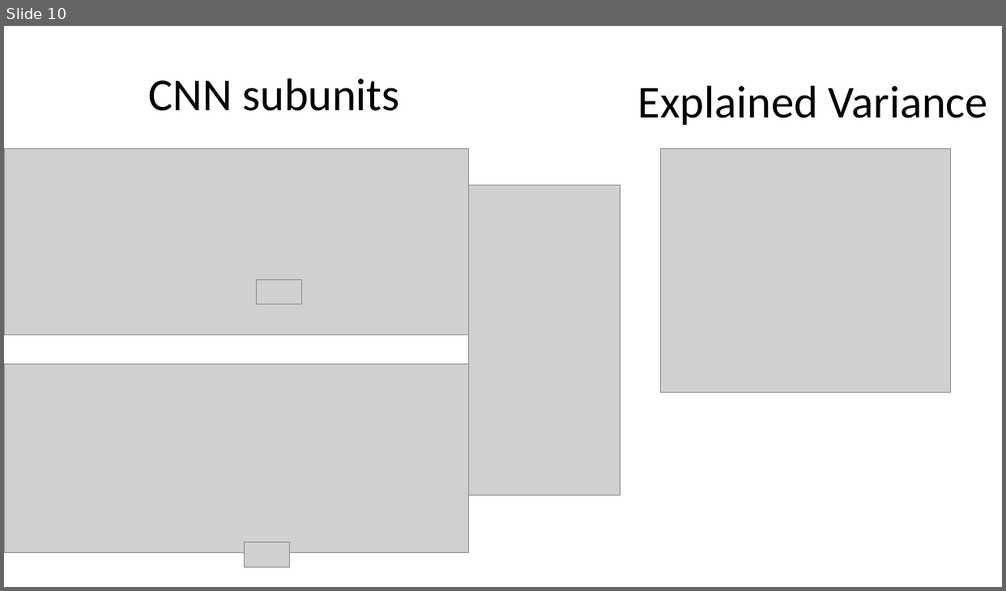
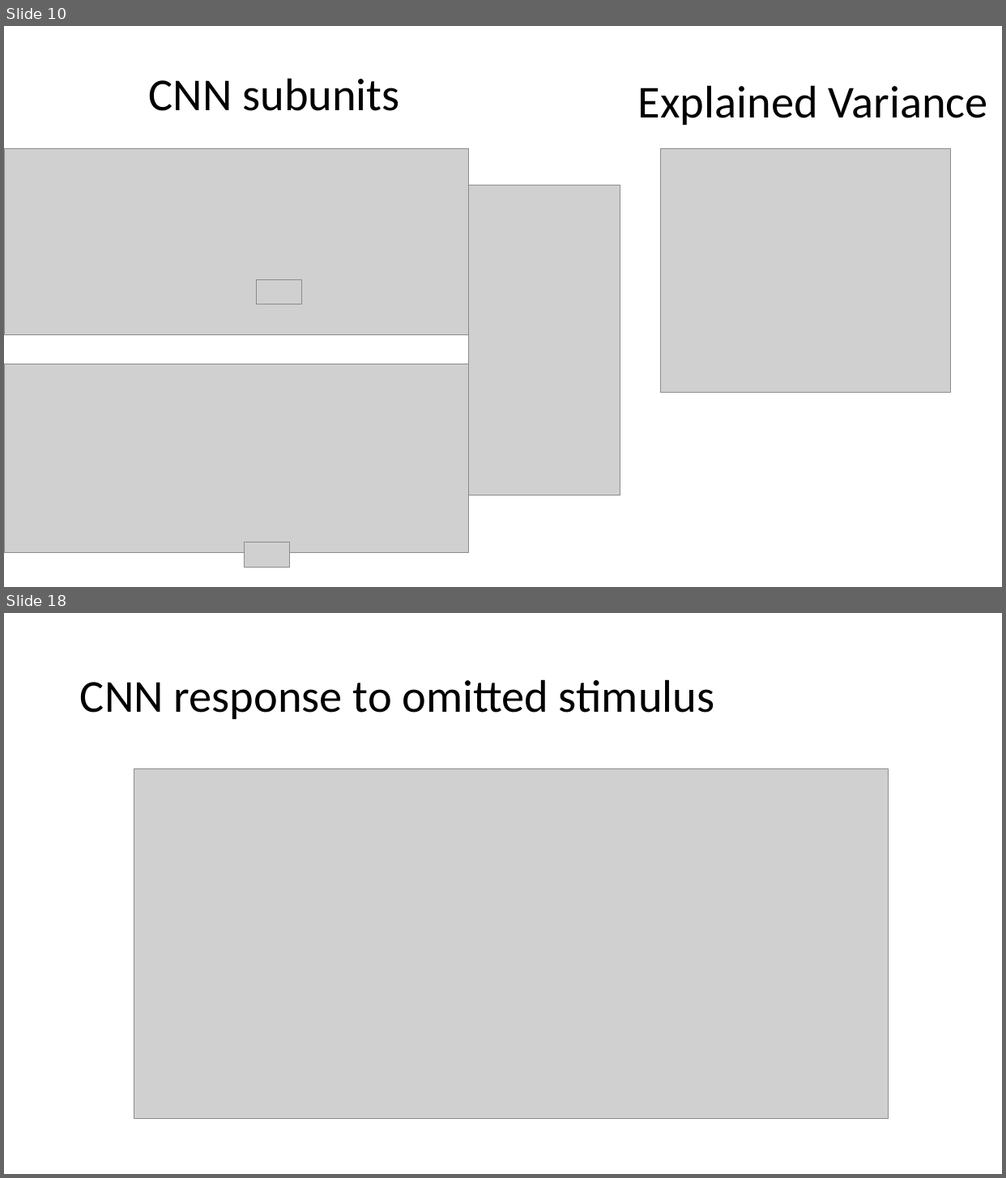
Before and after one commit to pearsonlab/efficientcodingcolor, a slide deck: Meetings/Interpreting the retinal neural code for natural scenes 2.pptm. Shown one above the other, each under a label of ours: slide 10 before the commit, slides 10 and 18 after it; the slides between them are not shown. The pictures are 1006x591 and 1006x1178 pixels, drawn with LibreOffice and Linux fonts; fonts in the diff are those of the drawing; grey boxes stand for pictures. Boxes give left, top, right and bottom in pixels: in the first picture for what was removed or moved away, otherwise in the second. Text is boxed around its words. In the diff, an @@ line names an element or a change of style, - is before the commit and + after.

```diff
--- a/Meetings/Interpreting the retinal neural code for natural scenes 2.pptm
+++ b/Meetings/Interpreting the retinal neural code for natural scenes 2.pptm
@@ slide 18 added at [4, 613, 1002, 1174], background #FFFFFF @@
@@ title added at [80, 679, 714, 719], 44 pt, text #000000 @@
+CNN response to omitted stimulus
@@ picture added at [134, 769, 889, 1118] @@
```
Also in this commit, not shown: 1 slide changed, 9 other slides added, 4 slides removed, 2 other files.
